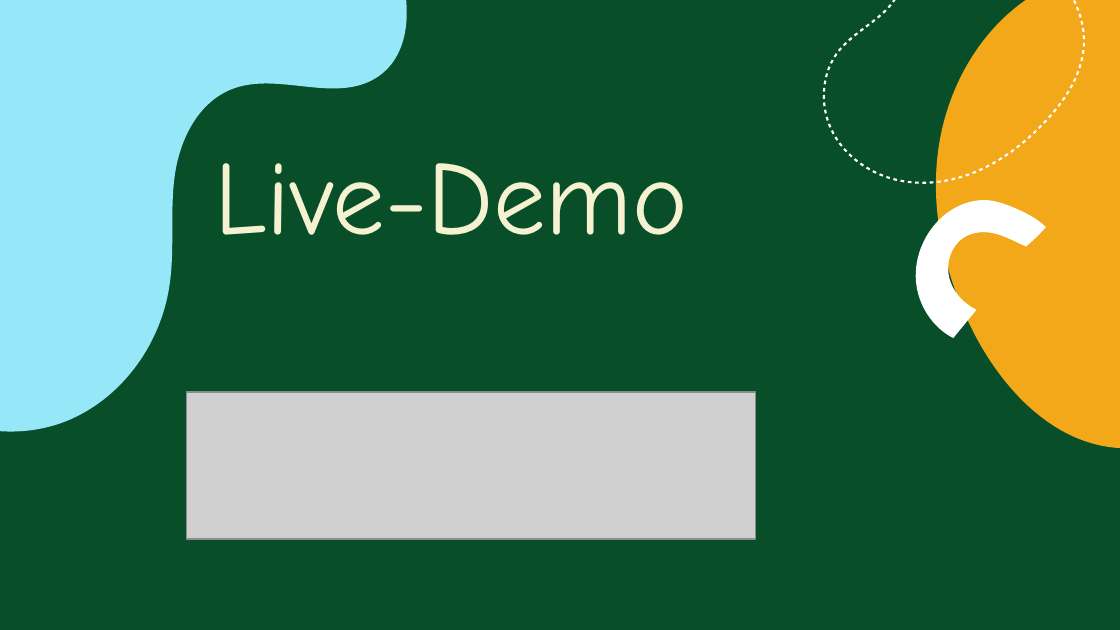
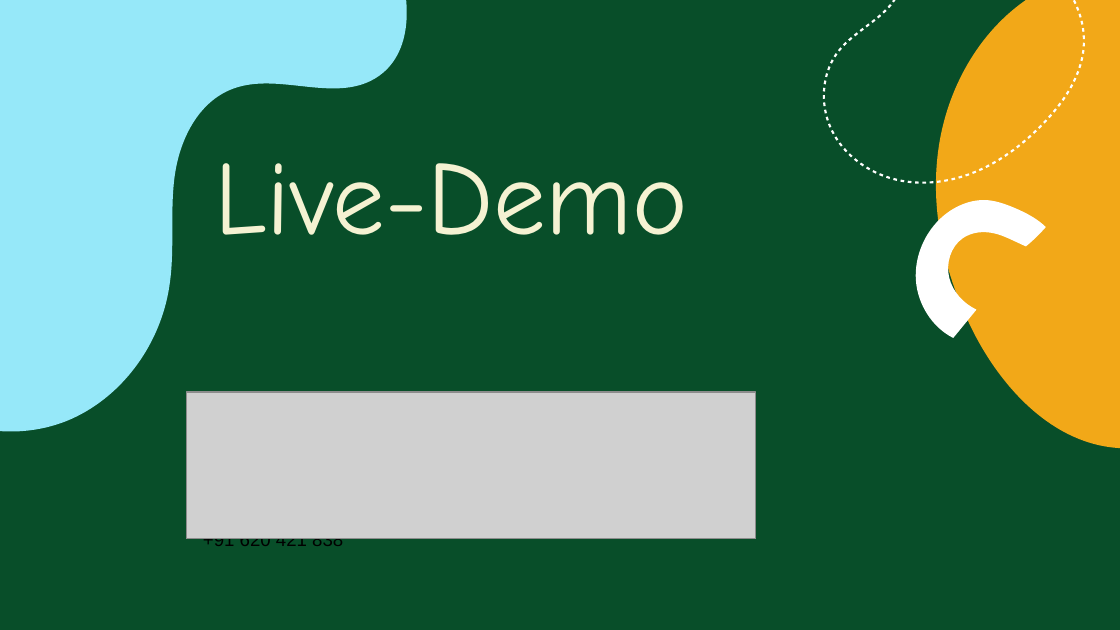
Before and after one commit to BjelakDenis/2324-4bhif-syp-project-iot-dashboard, a slide deck: slide 9 of LeoEnergy.pptx (slide 11 before the commit). Drawn at 1120x630 pixels with LibreOffice and Linux fonts; fonts in the diff are those of the drawing; grey boxes stand for pictures. Boxes give left, top, right and bottom in pixels: in the first picture for what was removed or moved away, otherwise in the second. Text is boxed around its words. In the diff, an @@ line names an element or a change of style, - is before the commit and + after.

```diff
--- a/LeoEnergy.pptx
+++ b/LeoEnergy.pptx
@@ text added at (203,532,343,546), 12 pt, text #000000 @@
++91 620 421 838
```
Also in this commit, not shown: 6 other slides changed, 2 slides added, 4 slides removed, 1 other file.
